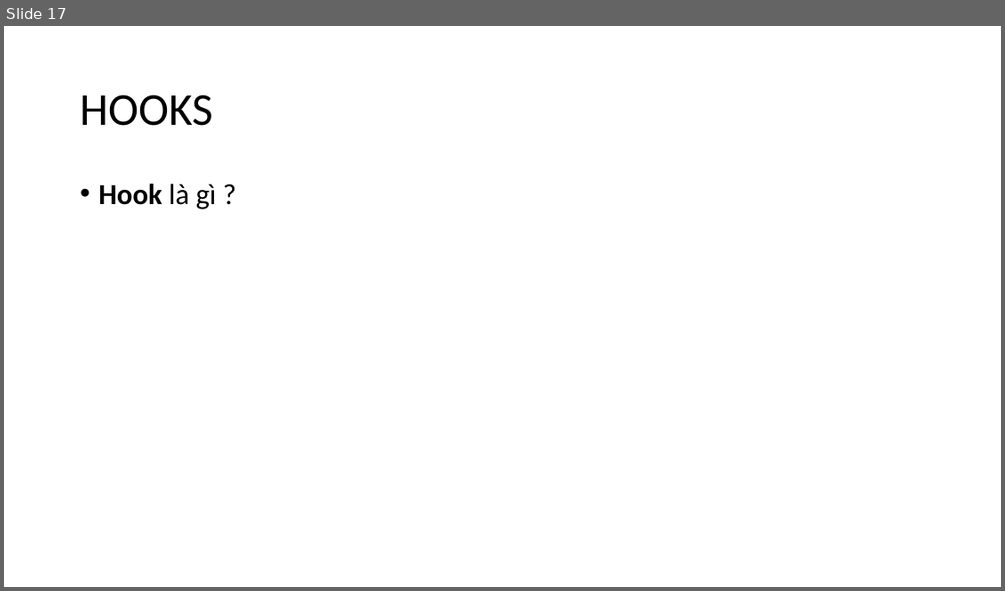
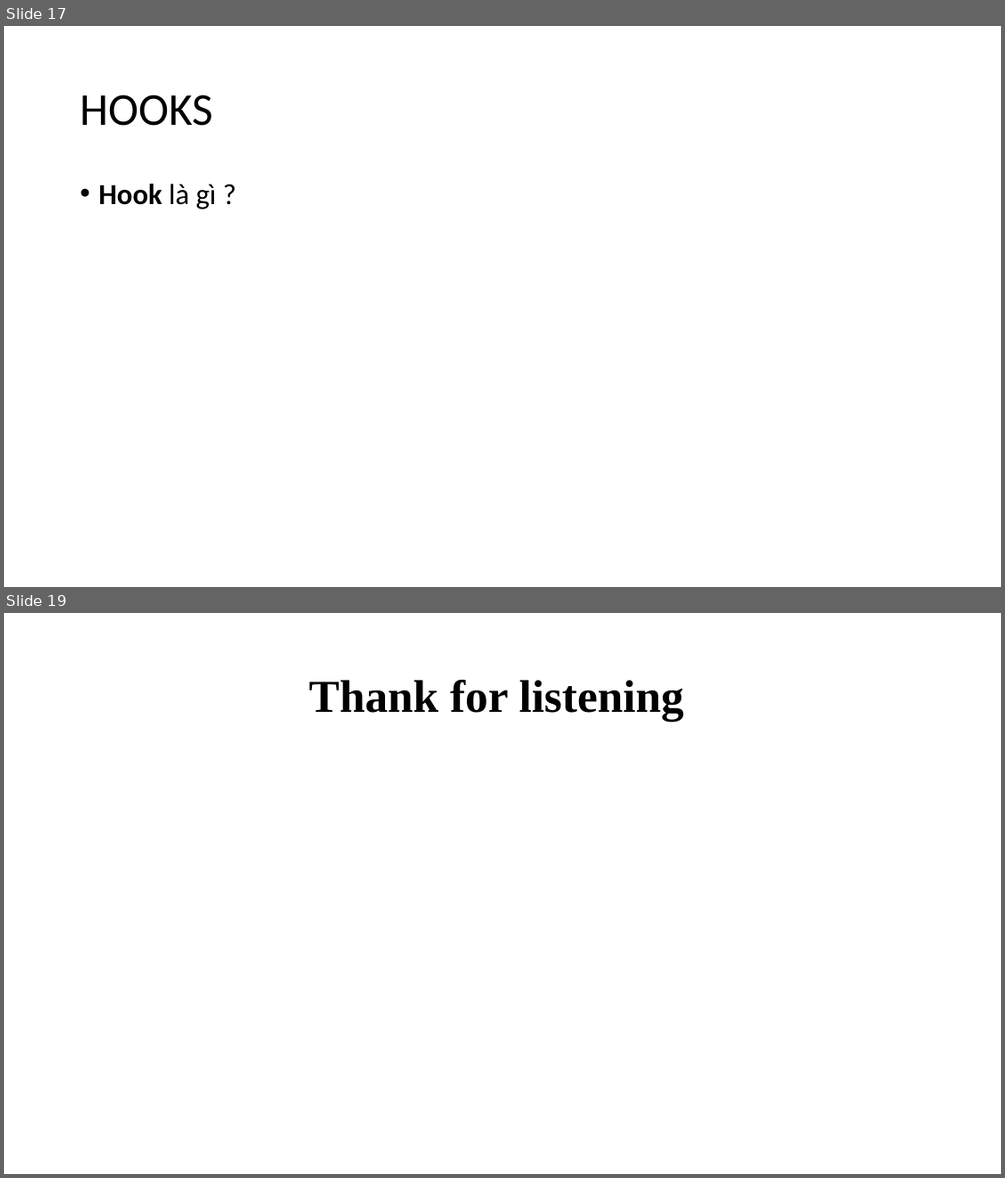
Before and after one commit to GITLEANHVU/recipes_food, a slide deck: pptx-fe2/Thuyet_trinh_nhom_7.pptx. Shown one above the other, each under a label of ours: slide 17 before the commit, slides 17 and 19 after it; the slides between them are not shown. The pictures are 1005x591 and 1005x1178 pixels, drawn with LibreOffice and Linux fonts; fonts in the diff are those of the drawing. Boxes give left, top, right and bottom in pixels: in the first picture for what was removed or moved away, otherwise in the second. Text is boxed around its words. In the diff, an @@ line names an element or a change of style, - is before the commit and + after.

```diff
--- a/pptx-fe2/Thuyet_trinh_nhom_7.pptx
+++ b/pptx-fe2/Thuyet_trinh_nhom_7.pptx
@@ slide 19 added at (4,613,1001,1174), background #FFFFFF @@
@@ title added at (309,680,684,721), 44 pt, text #000000, bold @@
+Thank for listening
```
Also in this commit, not shown: 2 slides changed, 1 other slide added, 24 other files.
